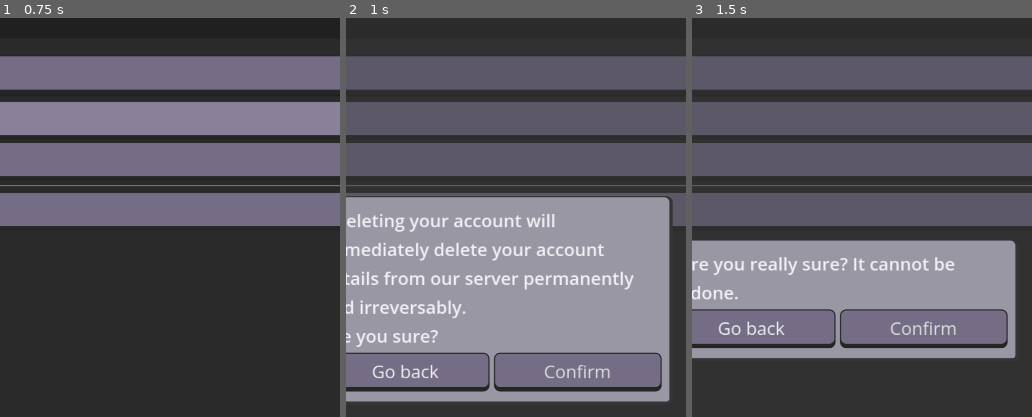
Above: before the commit, frames 1-3 (left to right).
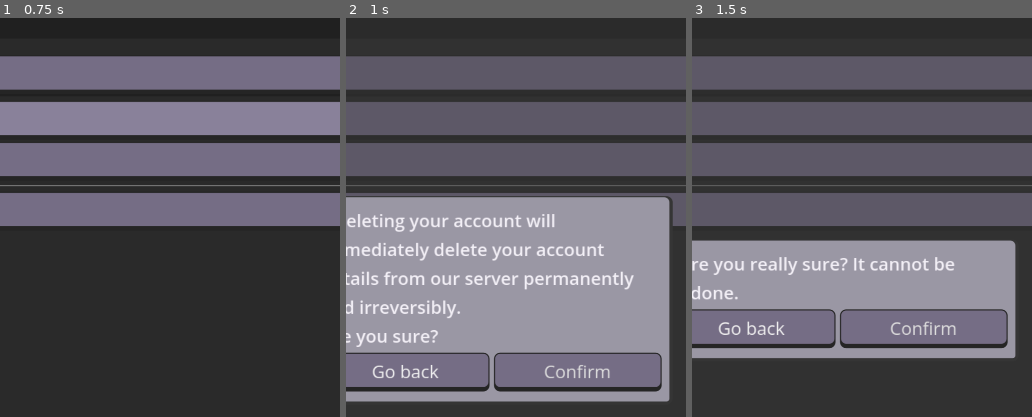
Above: after the commit, the same moments.

Repository: meet-directory/directory-app
Game: Godot game, scene res://app/main_screen/settings/account_management_menu/account_management_menu.tscn
Same seed, same stepped clock (60 frames per second), same inputs: the game is played once before the commit and once after it. This scene is started directly instead of the project's main scene.
Inputs (mouse positions are % of the whole screen's width and height, from its top left):
- Up to frame 1 (0.75 s): click (60, 27) at 0.52 s; type "12" at 0.6 s
- Up to frame 2 (1 s): click (58, 31) at 0.75 s; type "12" at 0.83 s; click (62, 36) at 0.98 s
- Up to frame 3 (1.5 s): type "12" at 1.07 s; click "Confirm" at 1.25 s
The pictures show only the part of the screen within x 28-78%, y 15-65%; the shares and areas given below are measured in that part.

Frame 1 is identical in both runs. In frame 2, 0.2% of the frame differs, in the area x 23-35%, y 70-76%; in frame 3, nothing differs.
Error in both runs: Invalid access to property or key 'suspended' on a base object of type 'Nil'. (res://app/main_screen/settings/suspend_account_button.gd:16)

Commit message:
spell check ;)

Diff:
--- a/app/main_screen/settings/account_management_menu/account_management_menu.gd
+++ b/app/main_screen/settings/account_management_menu/account_management_menu.gd
@@ -7,7 +7,7 @@
 	closed.emit()
 
 func _on_delete_account_button_pressed() -> void:
-	var conf:ConfirmationPopup = App.show_conf_popup("Deleting your account will immediately delete your account details from our server permanently and irreversably.\nAre you sure?")
+	var conf:ConfirmationPopup = App.show_conf_popup("Deleting your account will immediately delete your account details from our server permanently and irreversibly.\nAre you sure?")
 	conf.confirm_pressed.connect(_on_first_conf_confirmed)
 
 func _on_first_conf_confirmed() -> void:
